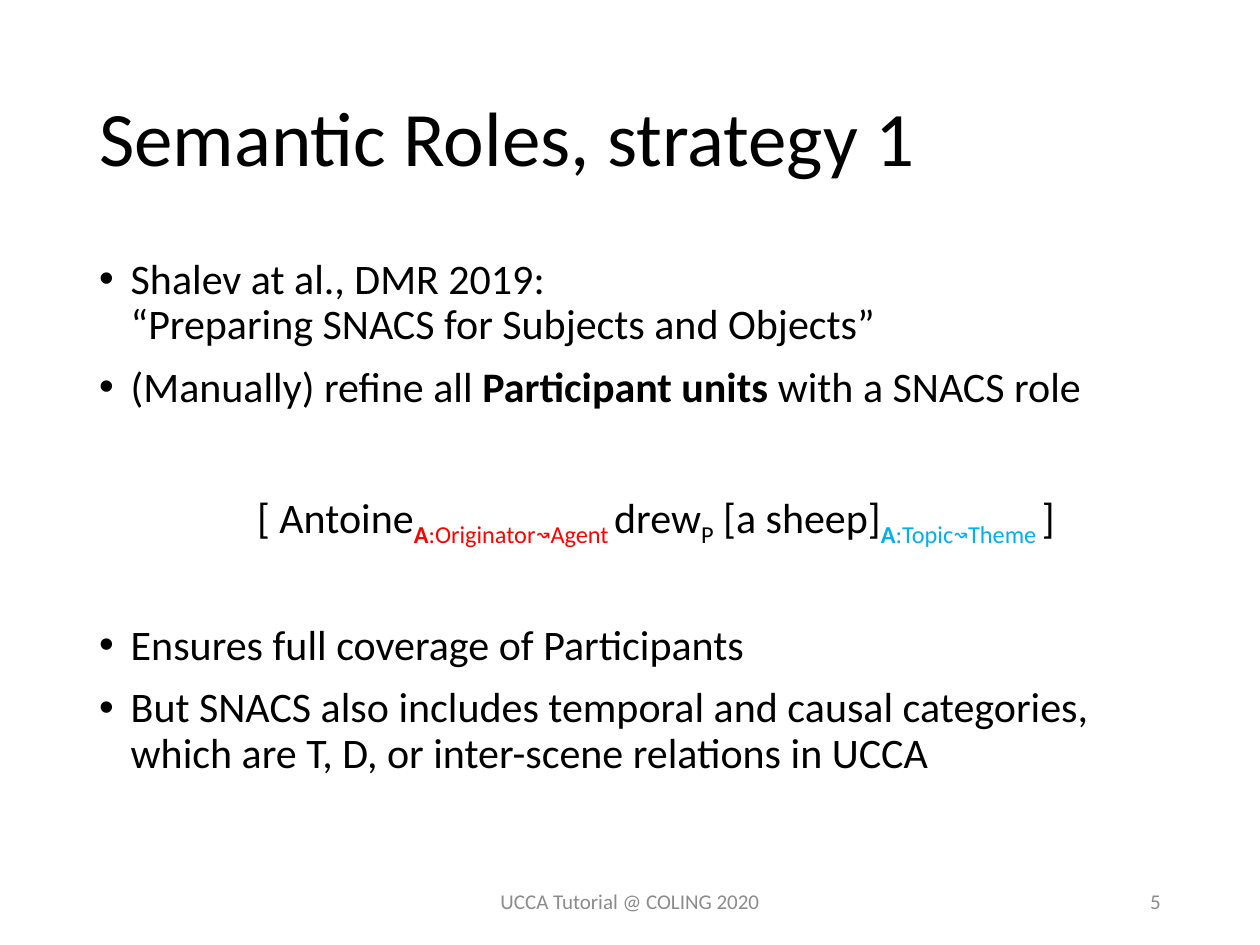
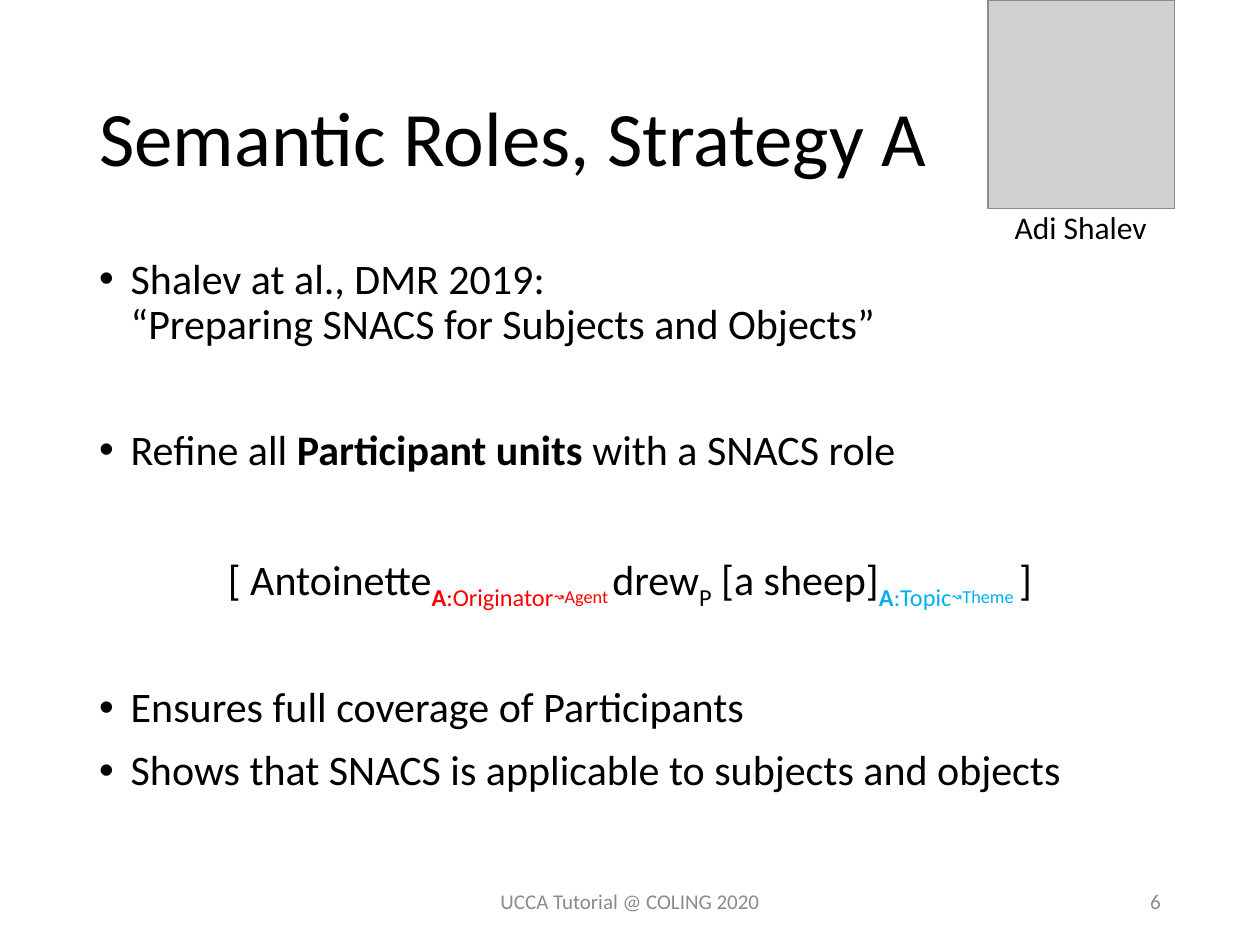
Before and after one commit to UniversalConceptualCognitiveAnnotation/tutorial, a slide deck: slide 6 of UCCA Extensions Comparison.pptx (slide 5 before the commit). Drawn at 1260x945 pixels with LibreOffice and Linux fonts; fonts in the diff are those of the drawing; grey boxes stand for pictures. Boxes give left, top, right and bottom in pixels: in the first picture for what was removed or moved away, otherwise in the second. Text is boxed around its words. In the diff, an @@ line names an element or a change of style, - is before the commit and + after.

```diff
--- a/UCCA Extensions Comparison.pptx
+++ b/UCCA Extensions Comparison.pptx
@@ picture added at (988, 0, 1174, 209) @@
@@ title at (99, 112, 925, 180): text changed @@
-Semantic Roles, strategy 1
+Semantic Roles, Strategy A
@@ text added at (1015, 217, 1147, 240), 18 pt, text #000000 @@
+Adi Shalev
@@ text at (131, 435, 1013, 610): text changed @@
-• (Manually) refine all Participant units with a SNACS role
-[ AntoineA:Originator↝Agent drewP [a sheep]A:Topic↝Theme ]
+• Refine all Participant units with a SNACS role
+[ AntoinetteA:Originator↝Agent drewP [a sheep]A:Topic↝Theme ]
@@ text at (131, 755, 1060, 793): text changed @@
-• But SNACS also includes temporal and causal categories,
-  which are T, D, or inter-scene relations in UCCA
+• Shows that SNACS is applicable to subjects and objects
@@ page number at (1150, 895, 1161, 909): text changed @@
-5
+6
```
Also in this commit, not shown: 15 other slides changed, 10 slides added.
